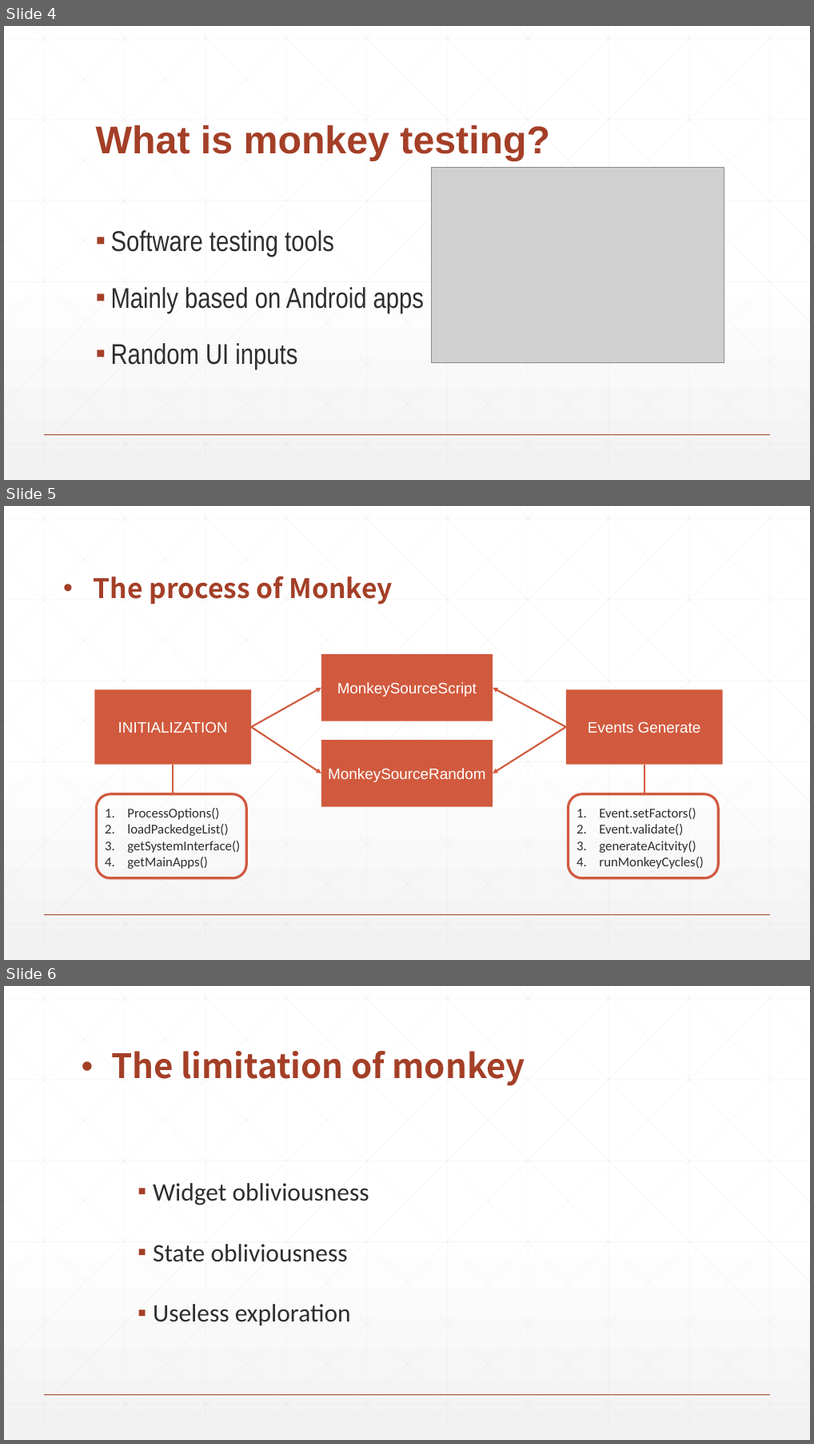
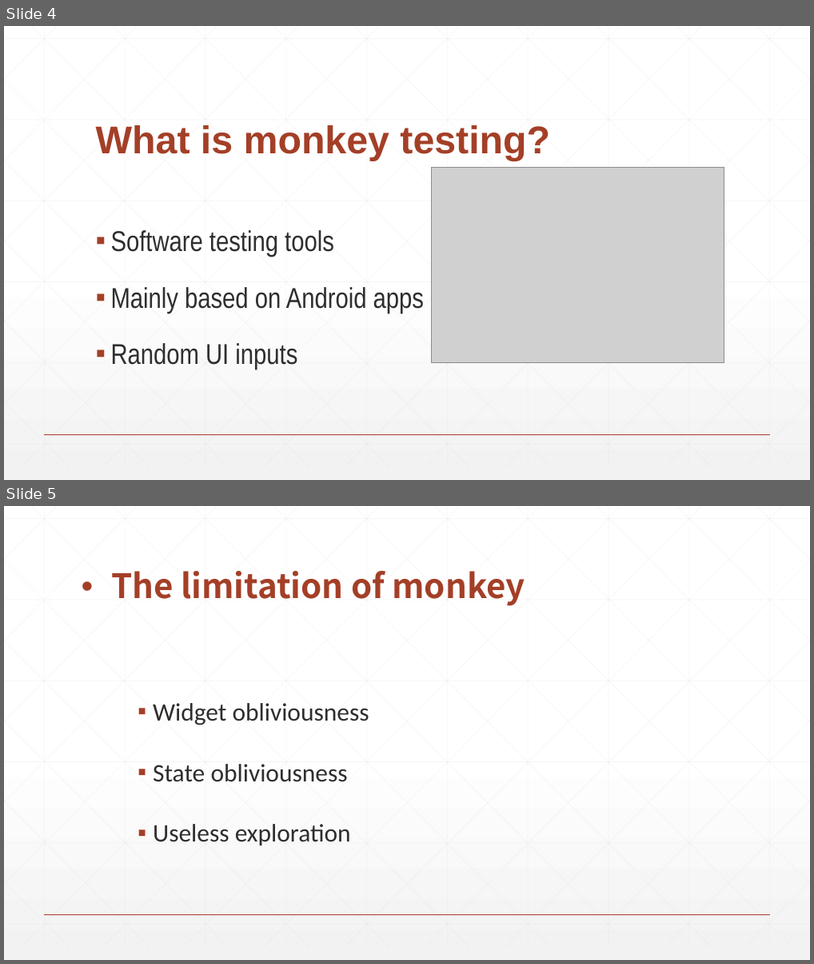
Before and after one commit to dubYdub/monkey_lab, a slide deck: 中期答辩.pptx. Shown one above the other, each under a label of ours: slides 4, 5 and 6 before the commit, slides 4 and 5 after it. The pictures are 814x1444 and 814x964 pixels, drawn with LibreOffice and Linux fonts; fonts in the diff are those of the drawing; grey boxes stand for pictures. Boxes give left, top, right and bottom in pixels: in the first picture for what was removed or moved away, otherwise in the second. Text is boxed around its words. In the diff, an @@ line names an element or a change of style, - is before the commit and + after.

```diff
--- a/中期答辩.pptx
+++ b/中期答辩.pptx
@@ slide 5 removed at box(4, 506, 810, 960), background gradient #FFFFFF to #F2F2F2; not listed: 47 template elements that a slide beside it also shows @@
@@ text removed at box(94, 576, 393, 604) @@
-• The process of Monkey
@@ rectangle removed at box(322, 654, 493, 721) @@
-MonkeySourceScript
@@ rectangle removed at box(94, 689, 251, 764) @@
-INITIALIZATION
@@ arrow removed from (251, 727) to (322, 688) @@
@@ arrow removed from (566, 727) to (493, 688) @@
@@ rectangle removed at box(566, 689, 723, 764) @@
-Events Generate
@@ arrow removed from (251, 727) to (322, 773) @@
@@ rectangle removed at box(322, 740, 493, 807) @@
-MonkeySourceRandom
@@ arrow removed from (566, 727) to (493, 773) @@
@@ line removed from (173, 764) to (173, 794) @@
@@ line removed from (646, 764) to (646, 794) @@
@@ rounded rectangle removed at box(97, 794, 246, 878) @@
@@ text removed at box(127, 808, 240, 868) @@
-1. ProcessOptions()
-2. loadPackedgeList()
-3. getSystemInterface()
-4. getMainApps()
@@ rounded rectangle removed at box(569, 794, 718, 878) @@
@@ text removed at box(599, 808, 703, 868) @@
-1. Event.setFactors()
-2. Event.validate()
-3. generateAcitvity()
-4. runMonkeyCycles()
@@ what was slide 6 is now slide 5 @@
```
Also in this commit, not shown: 2 slides changed, 1 slide added, 2 other slides removed.
